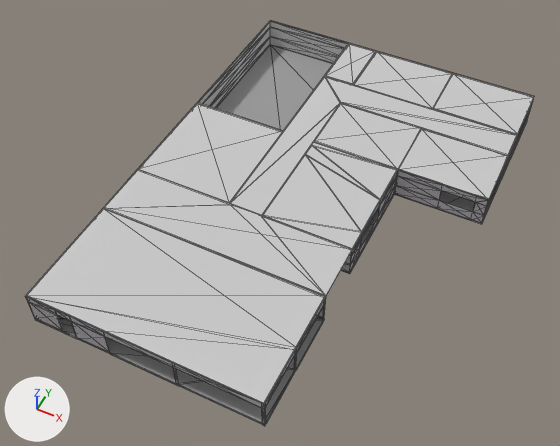
The FBX model Models/Buildings/Building001/Building001_Ground_Floor.FBX, before and after one commit.
One viewpoint serves both versions: a camera (50 mm lens) standing at (22.4, -47.4, 49.7) and looking at (2.5, -7.6, 0.0). Arrows for +X, +Y and +Z are at lower left; the lights stay in place. Mesh edges are drawn as thin lines. Where no turn or scale is listed for an object, it has been applied to the vertices. Vertices at the same position are counted once.

In view in the first picture: 'Ground-Floor'.
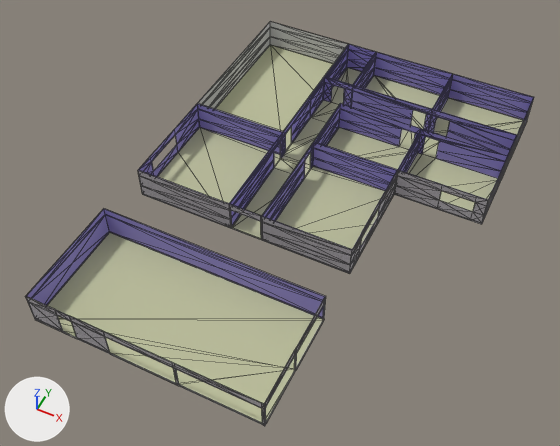
Commit message: Building Mid-Section added
3D model for Building001 Mid-Section added

Patch to the scene script:
```diff
--- a/Models/Buildings/Building001/Building001_Ground_Floor.FBX.py
+++ b/Models/Buildings/Building001/Building001_Ground_Floor.FBX.py
@@ mat_floor @@
 mat_floor = principled_material('Floor')
-mat_floor.base_color = (0.329, 0.329, 0.329)  # grey #9b9b9b
+mat_floor.base_color = (0.502, 0.518, 0.329)  # beige #bcbf9b
 mat_floor.roughness = 0.859
@@ mat_innerwalls @@
 mat_innerwalls = principled_material('InnerWalls')
-mat_innerwalls.base_color = (1.0, 1.0, 1.0)  # white #ffffff
+mat_innerwalls.base_color = (0.29, 0.243, 0.643)  # blue #9387d2
 mat_innerwalls.roughness = 0.859
@@ me_mesh @@
 # used by ob_ground_floor; location = (0.0, 0.0, 0.0)
-me_mesh.from_pydata(...)  # 651 vertices, 1299 faces; spans x -10.0..18.0, y -25.0..15.0, z -0.1..3.0
+me_mesh.from_pydata(...)  # 573 vertices, 1077 faces; spans x -10.0..18.0, y -25.0..15.0, z -0.1..2.9
+# me_mesh part 1
+# 78 vertices are removed from x -10.0..18.0, y -25.0..15.0, z 3.0
+# 222 faces are deleted
+# 3 vertices in x 1.3, y 9.0, z 0.0..2.2 move by (-0.1, 0.0, 0.0)
+# 3 vertices in x -0.2, y 9.0, z 0.0..2.2 move by (0.1, 0.0, 0.0)
+# 3 vertices in x 1.3, y 9.1, z 0.0..2.2 move by (-0.2, 0.0, 0.0)
+# 3 vertices move within x -0.2, y 9.1, z 0.0..2.2
+# me_mesh part 2: 29 kept faces spanning x -1.0..2.0, y 6.0..15.0, z 0.0..2.9 get new texture (UV) coordinates
+# me_mesh part 3: 12 faces spanning x -9.9..9.9, y -24.9..-15.1, z 0.0..2.9 switch from mat_material__2 (light grey #cacaca) to mat_innerwalls (blue #9387d2)
 me_mesh.materials.append(mat_floor)
```

Pixel boxes (x1, y1, x2, y2) of what changed, in the pictures (560 x 446 px):
'Ground-Floor', recoloured, reshaped: before (25, 20, 535, 426); after (26, 21, 534, 426)
part 1 of me_mesh, cut back: before (25, 20, 535, 404); after (312, 69, 347, 117)
part 2 of me_mesh, surface changed (blue): after (311, 70, 352, 117)
part 3 of me_mesh, recoloured: before (317, 306, 324, 319); after (27, 209, 325, 319)
